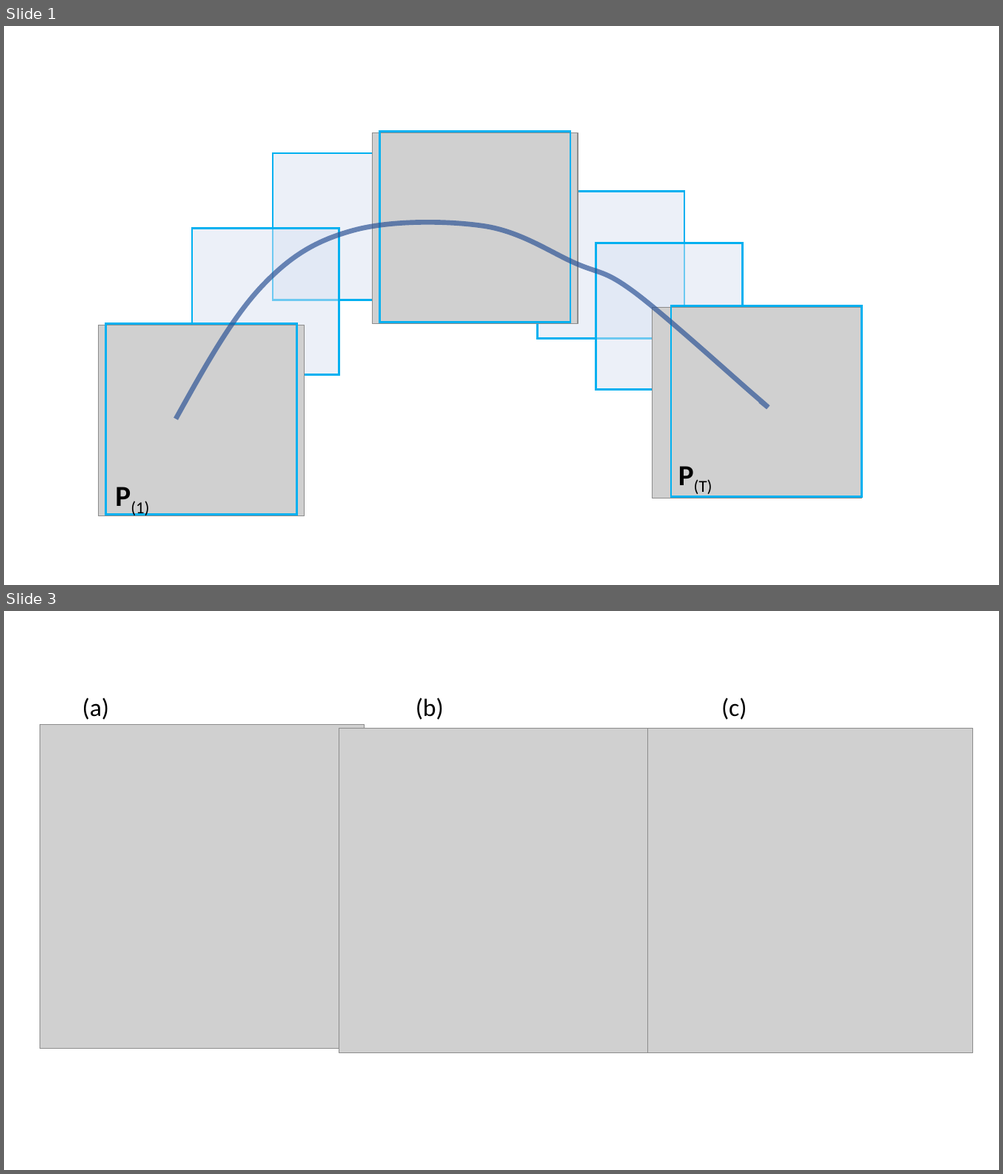
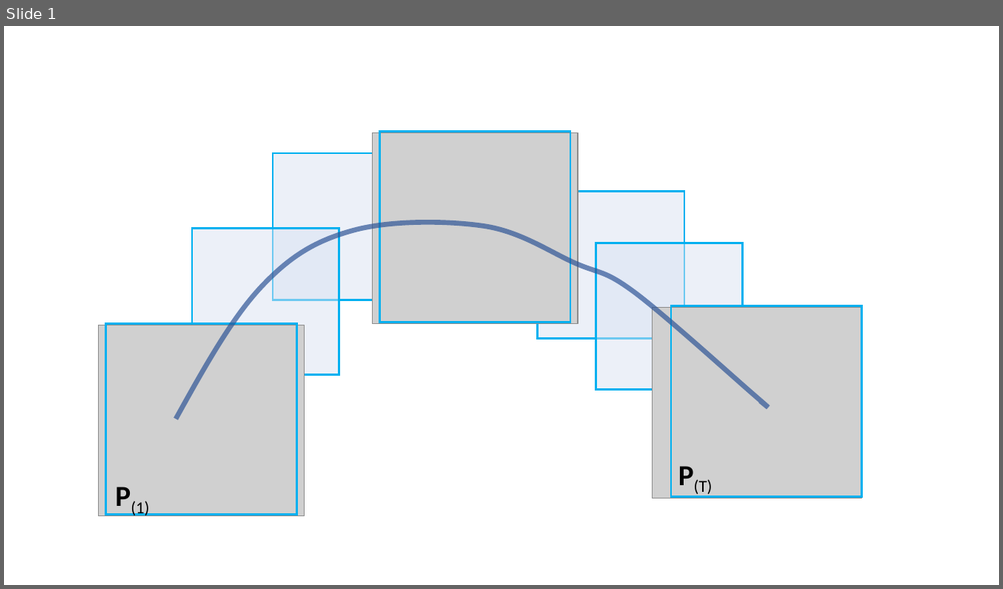
Before and after one commit to friendly/Vis-MLM-book, a slide deck: images/peng-tourr-diagram.pptx. Shown one above the other, each under a label of ours: slides 1 and 3 before the commit, slide 1 after it; the slides between them are not shown. The pictures are 1003x1174 and 1003x589 pixels, drawn with LibreOffice and Linux fonts; fonts in the diff are those of the drawing; grey boxes stand for pictures. Boxes give left, top, right and bottom in pixels: in the first picture for what was removed or moved away, otherwise in the second. Text is boxed around its words. In the diff, an @@ line names an element or a change of style, - is before the commit and + after.

```diff
--- a/images/peng-tourr-diagram.pptx
+++ b/images/peng-tourr-diagram.pptx
@@ slide 3 removed at [4, 611, 999, 1170], background #FFFFFF @@
@@ text removed at [82, 698, 109, 720] @@
-(a)
@@ text removed at [415, 698, 444, 720] @@
-(b)
@@ text removed at [721, 698, 747, 720] @@
-(c)
@@ picture removed at [40, 724, 364, 1049] @@
@@ picture removed at [339, 728, 663, 1053] @@
@@ picture removed at [647, 728, 972, 1053] @@
```
Also in this commit, not shown: 1 other slide removed, 16 other files.
